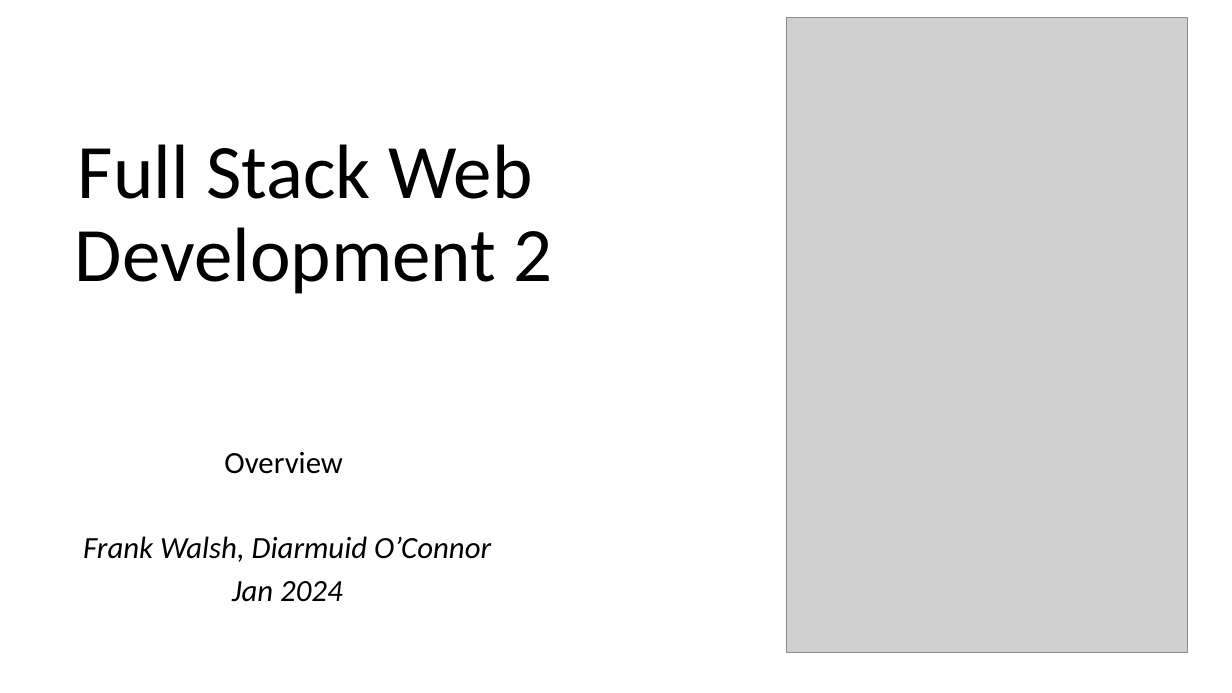
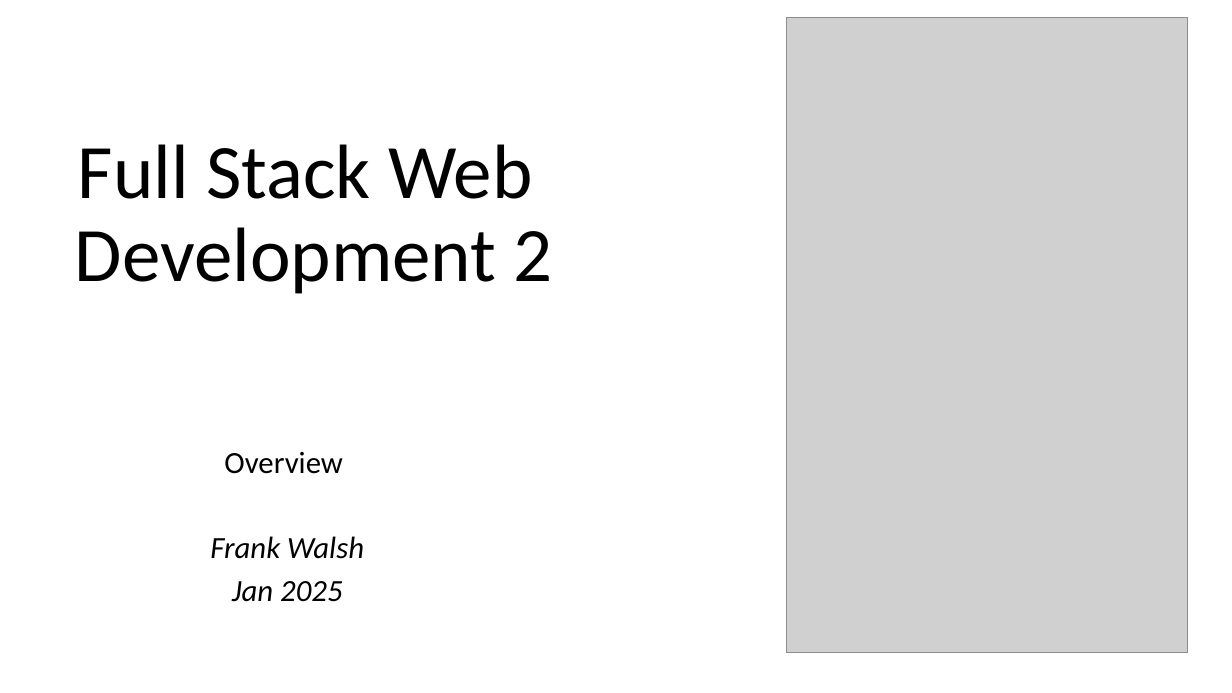
Before and after one commit to wit-hdip-comp-sci-2024/full-stack-2, a slide deck: slide 1 of topic-1/talk-1/intro.pptx. Drawn at 1232x693 pixels with LibreOffice and Linux fonts; fonts in the diff are those of the drawing; grey boxes stand for pictures. Boxes give left, top, right and bottom in pixels: in the first picture for what was removed or moved away, otherwise in the second. Text is boxed around its words. In the diff, an @@ line names an element or a change of style, - is before the commit and + after.

```diff
--- a/topic-1/talk-1/intro.pptx
+++ b/topic-1/talk-1/intro.pptx
@@ subtitle at [210,536,364,602]: text changed @@
-Frank Walsh, Diarmuid O’Connor
-Jan 2024
+Frank Walsh
+Jan 2025
```
Also in this commit, not shown: 2 other files.
